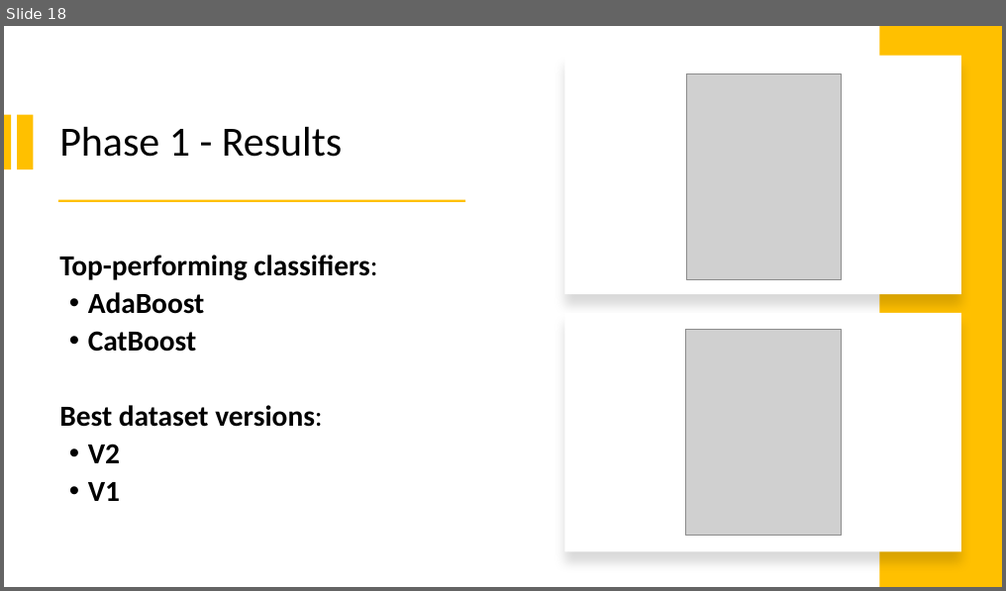
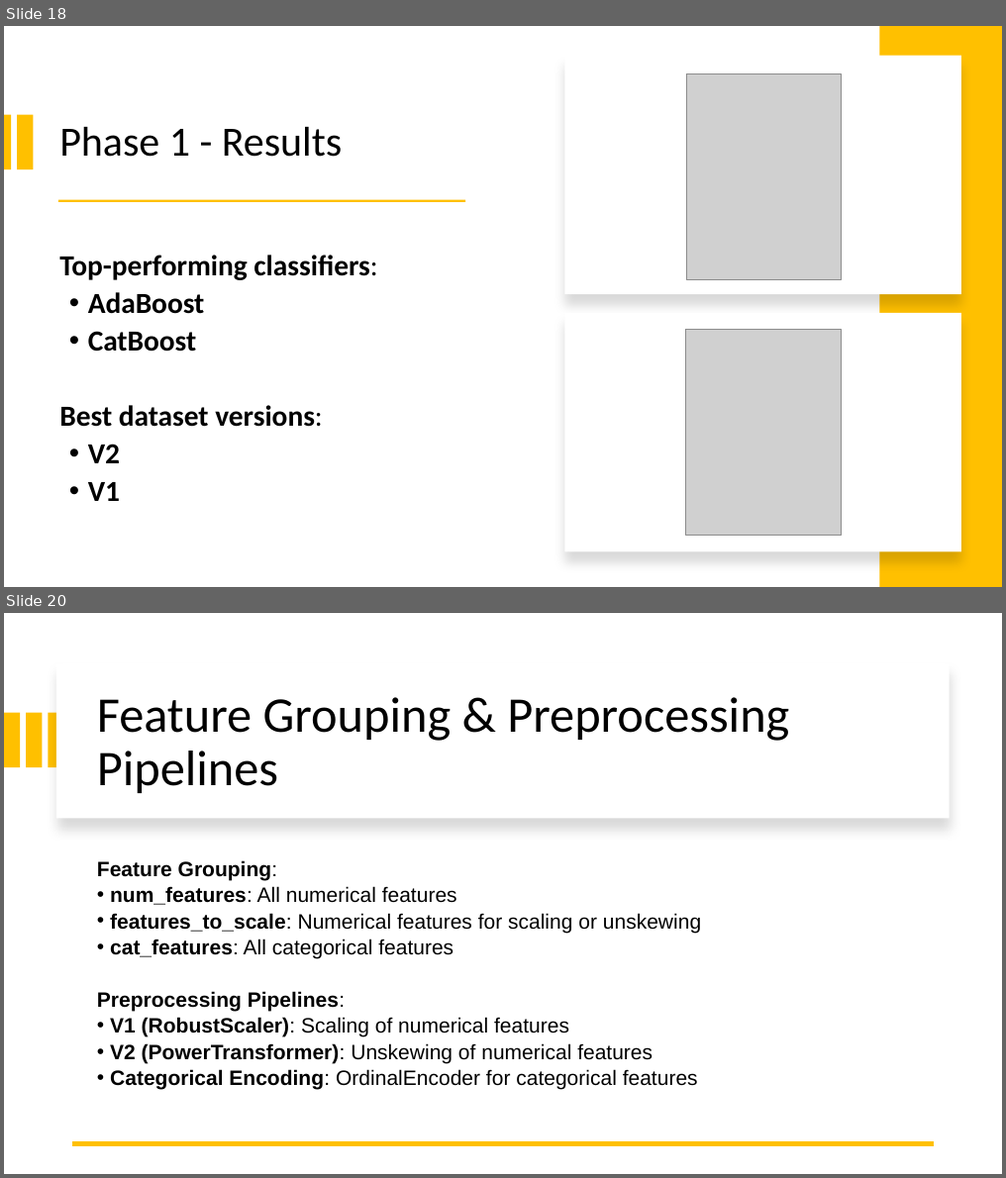
Before and after one commit to ileontios03/EPL448_Project, a slide deck: presentation.pptx. Shown one above the other, each under a label of ours: slide 18 before the commit, slides 18 and 20 after it; the slides between them are not shown. The pictures are 1006x591 and 1006x1178 pixels, drawn with LibreOffice and Linux fonts; fonts in the diff are those of the drawing; grey boxes stand for pictures. Boxes give left, top, right and bottom in pixels: in the first picture for what was removed or moved away, otherwise in the second. Text is boxed around its words. In the diff, an @@ line names an element or a change of style, - is before the commit and + after.

```diff
--- a/presentation.pptx
+++ b/presentation.pptx
@@ slide 20 added at box(4, 613, 1002, 1174), background #FFFFFF @@
@@ rectangle added at box(56, 663, 949, 818), fill #FFFFFF @@
@@ title added at box(97, 697, 789, 793), 48 pt, text #000000 @@
+Feature Grouping & Preprocessing Pipelines
@@ rectangle added at box(4, 713, 20, 768), fill #FFC000 @@
@@ rectangle added at box(26, 713, 42, 768), fill #FFC000 @@
@@ rectangle added at box(49, 713, 63, 768), fill #FFC000 @@
@@ text added at box(97, 861, 701, 1090), 20 pt, text #000000 @@
+Feature Grouping:
+• num_features: All numerical features
+• features_to_scale: Numerical features for scaling or unskewing
+• cat_features: All categorical features
+Preprocessing Pipelines:
+• V1 (RobustScaler): Scaling of numerical features
+• V2 (PowerTransformer): Unskewing of numerical features
+• Categorical Encoding: OrdinalEncoder for categorical features
@@ line added from (934, 1144) to (73, 1144), #FFC000 4.5 pt @@
```
Also in this commit, not shown: 4 other slides added.
